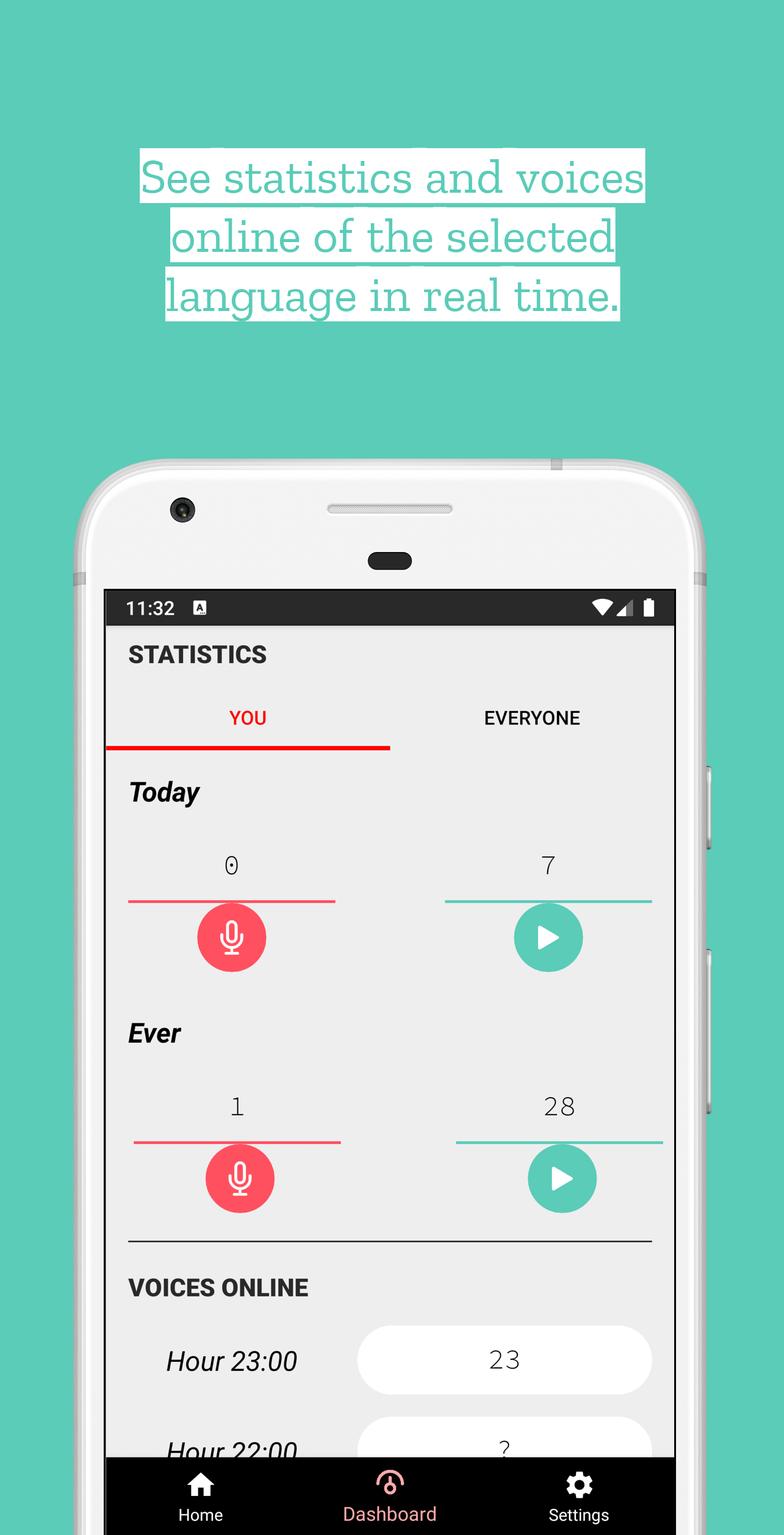
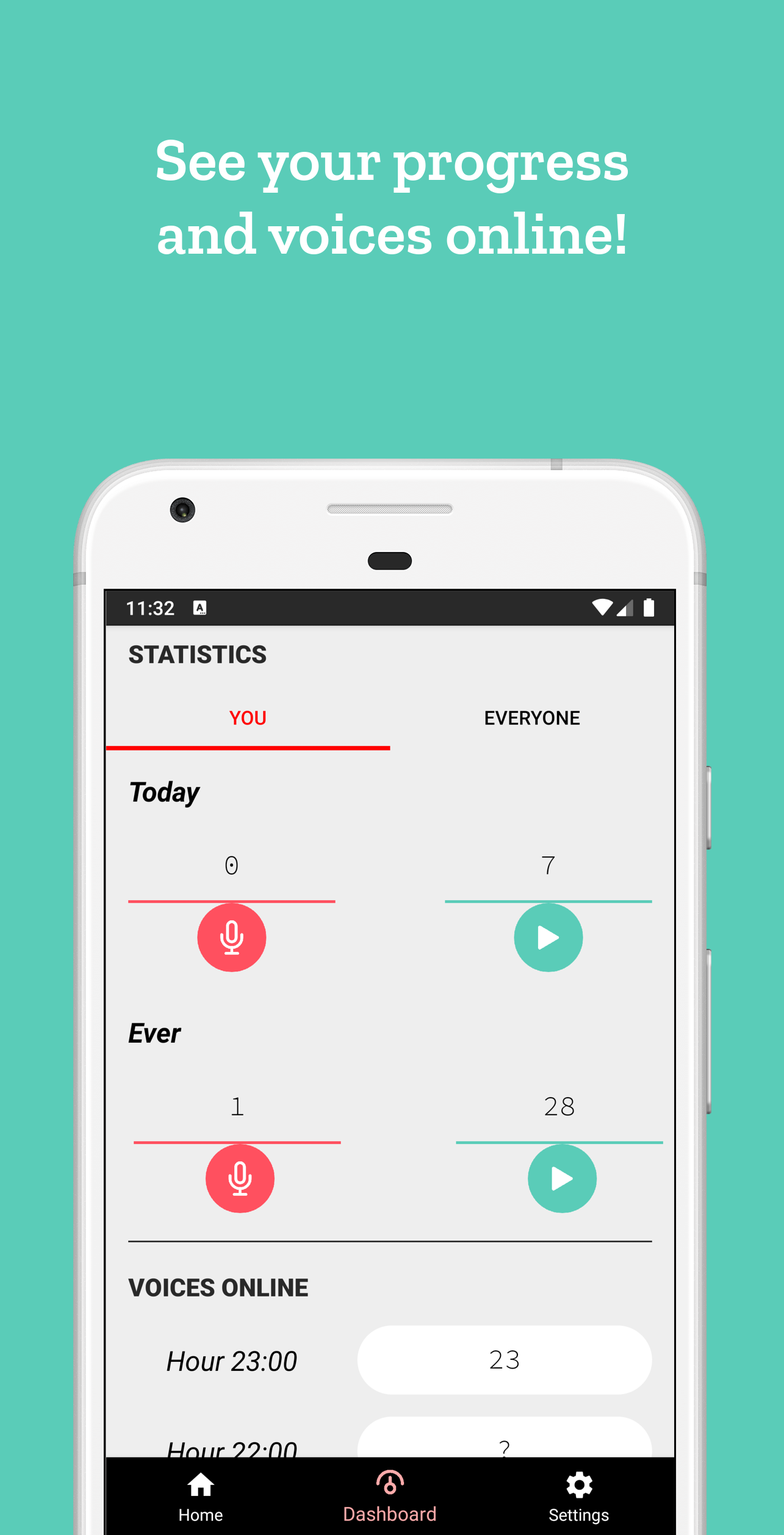
Revision of a layered w=784, h=1535 image; what changed, layer by layer:
painted on "Text" over [139, 139, 646, 322]
